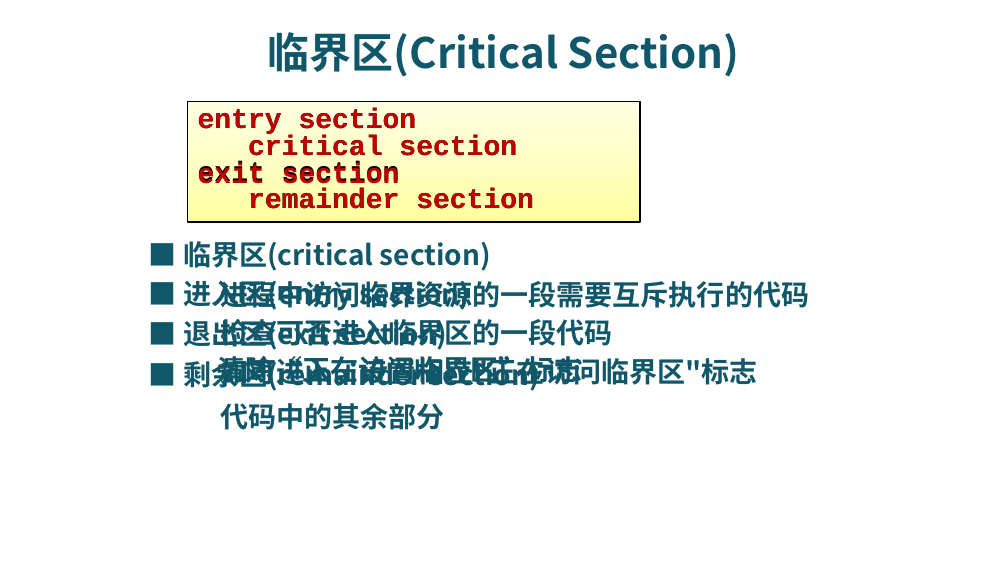
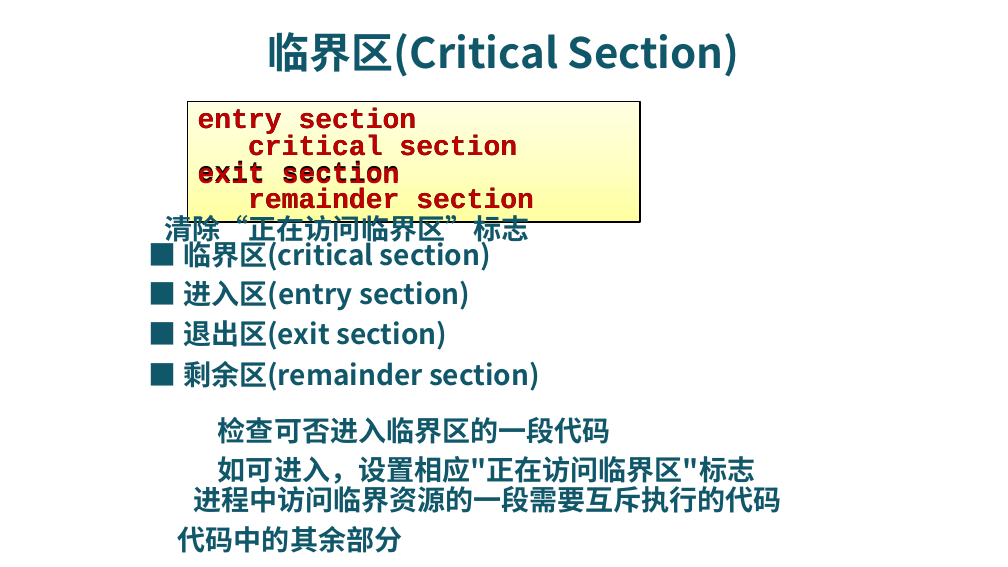
Before and after one commit to Kunlun-Zhu/912-materials-released, a slide deck: slide 2 of PPTs/操作系统/17-3.pptx. Drawn at 1008x567 pixels with LibreOffice and Linux fonts; fonts in the diff are those of the drawing; background and template pictures are left out. Boxes give left, top, right and bottom in pixels: in the first picture for what was removed or moved away, otherwise in the second. Text is boxed around its words. In the diff, an @@ line names an element or a change of style, - is before the commit and + after.

```diff
--- a/PPTs/操作系统/17-3.pptx
+++ b/PPTs/操作系统/17-3.pptx
@@ text "清除“正在访问临界区”标志": place and size @@
-text "清除“正在访问临界区”标志" at [218,352,583,388]
+text "清除“正在访问临界区”标志" at [165,211,530,247]
@@ text "检查可否进入临界区的一段代码": place and size @@
-text "检查可否进入临界区的一段代码" at [220,319,757,390]
+text "检查可否进入临界区的一段代码" at [218,417,755,488]
@@ text "进程中访问临界资源的一段需要互斥执行的代码": place and size @@
-text "进程中访问临界资源的一段需要互斥执行的代码" at [220,280,809,311]
+text "进程中访问临界资源的一段需要互斥执行的代码" at [193,482,782,513]
@@ text "代码中的其余部分": place and size @@
-text "代码中的其余部分" at [220,403,444,430]
+text "代码中的其余部分" at [178,526,402,553]
```
Also in this commit, not shown: 1 other slide changed, 3 other files.
